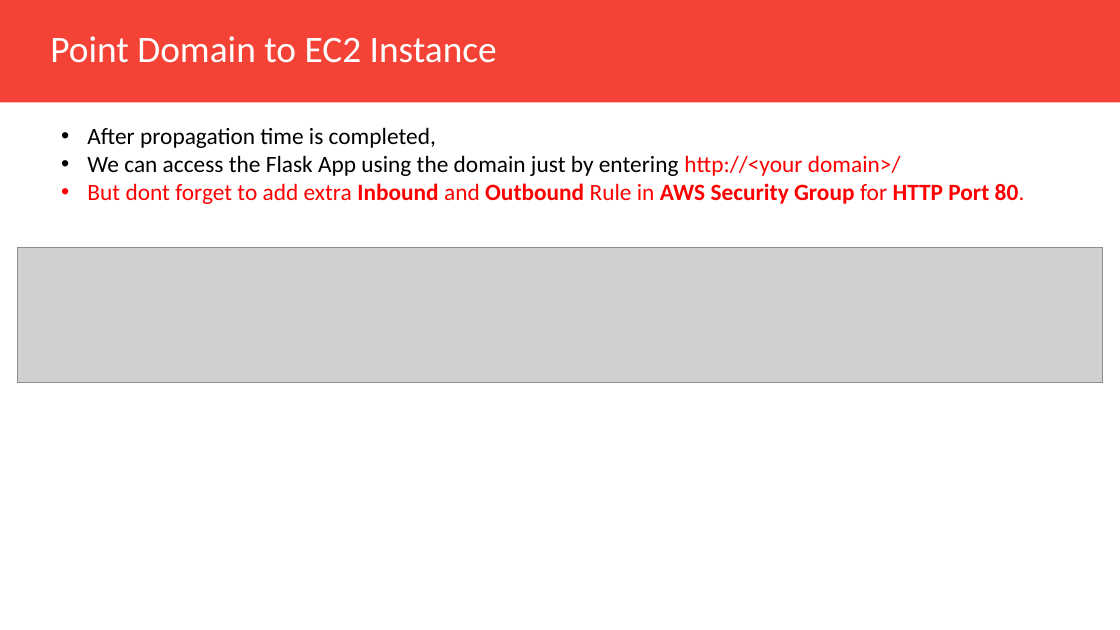
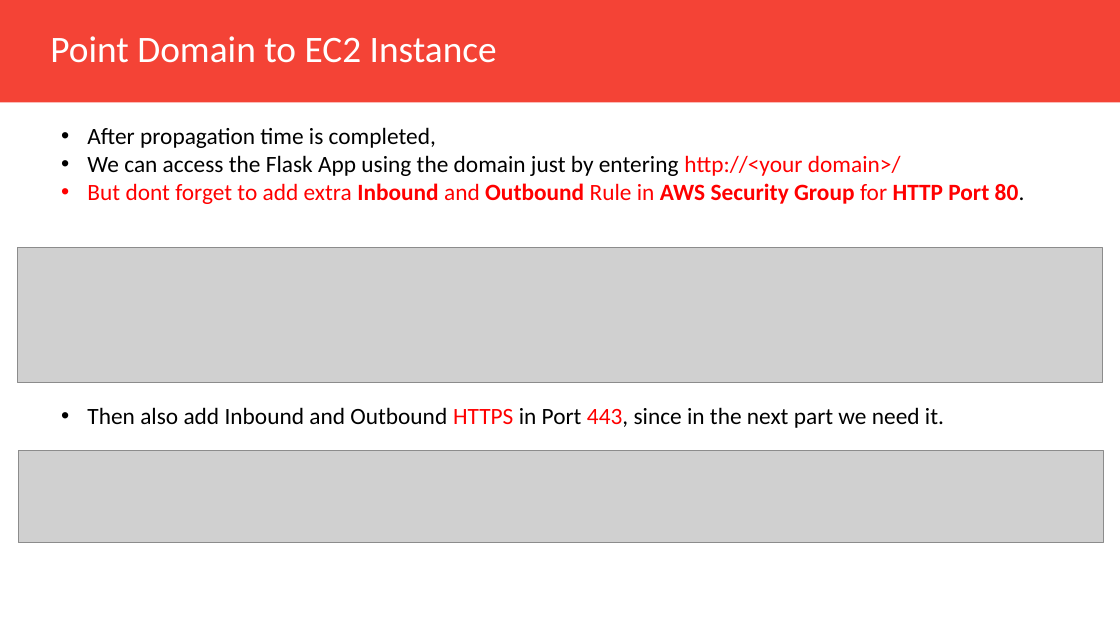
Before and after one commit to Muhammad-Yunus/Flask-Web-Development, a slide deck: slide 57 of pertemuan_9/Pertemuan_9.pptx. Drawn at 1120x630 pixels with LibreOffice and Linux fonts; fonts in the diff are those of the drawing; grey boxes stand for pictures. Boxes give left, top, right and bottom in pixels: in the first picture for what was removed or moved away, otherwise in the second. Text is boxed around its words. In the diff, an @@ line names an element or a change of style, - is before the commit and + after.

```diff
--- a/pertemuan_9/Pertemuan_9.pptx
+++ b/pertemuan_9/Pertemuan_9.pptx
@@ text at (x1=87, y1=183, x2=1025, y2=204): text colour #FF0000 to #000000 in "80." @@
@@ text at (x1=87, y1=407, x2=944, y2=428): paragraph added @@
+• Then also add Inbound and Outbound HTTPS in Port 443, since in the next part we need it.
@@ picture added at (x1=18, y1=451, x2=1104, y2=544) @@
```
Also in this commit, not shown: 1 other file.
